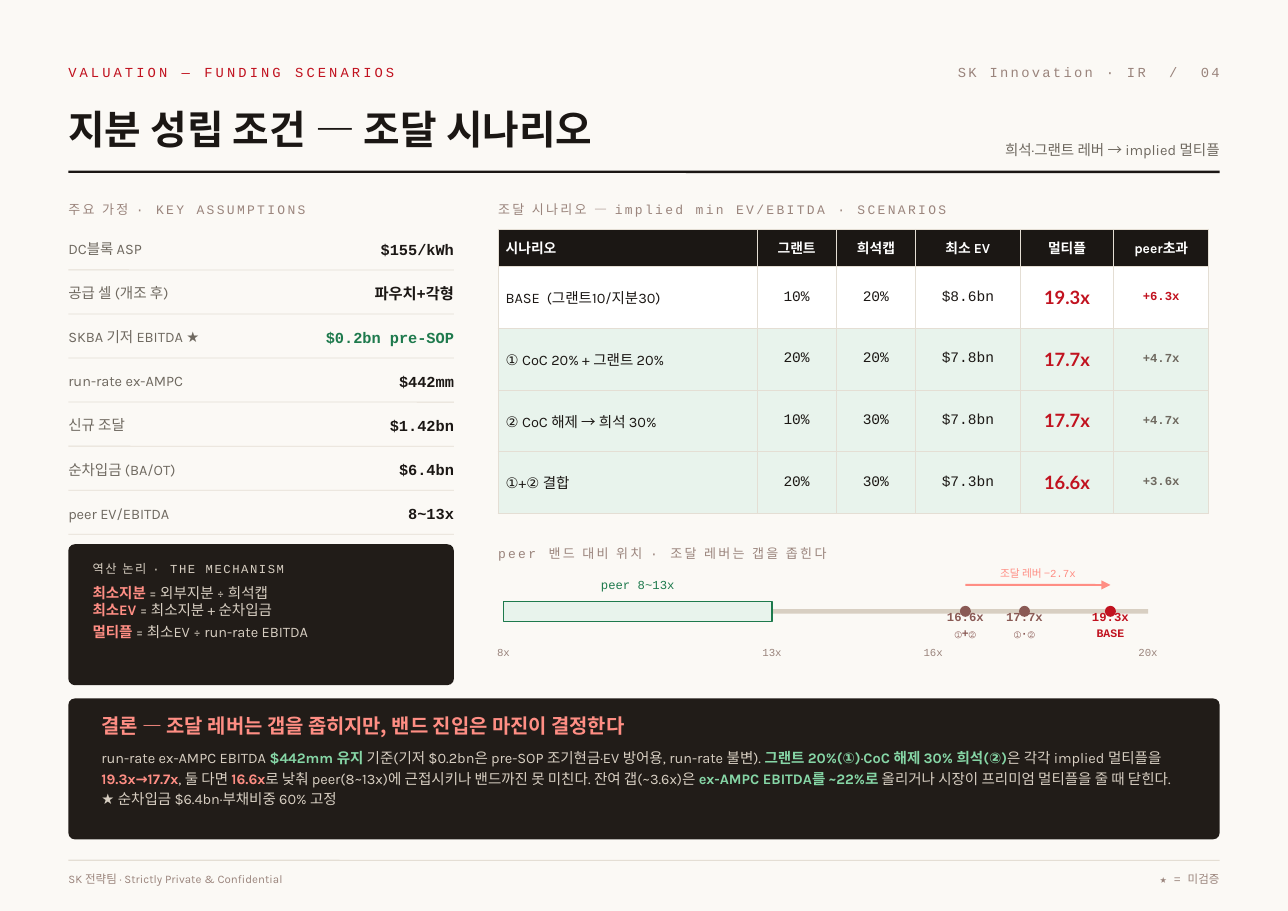
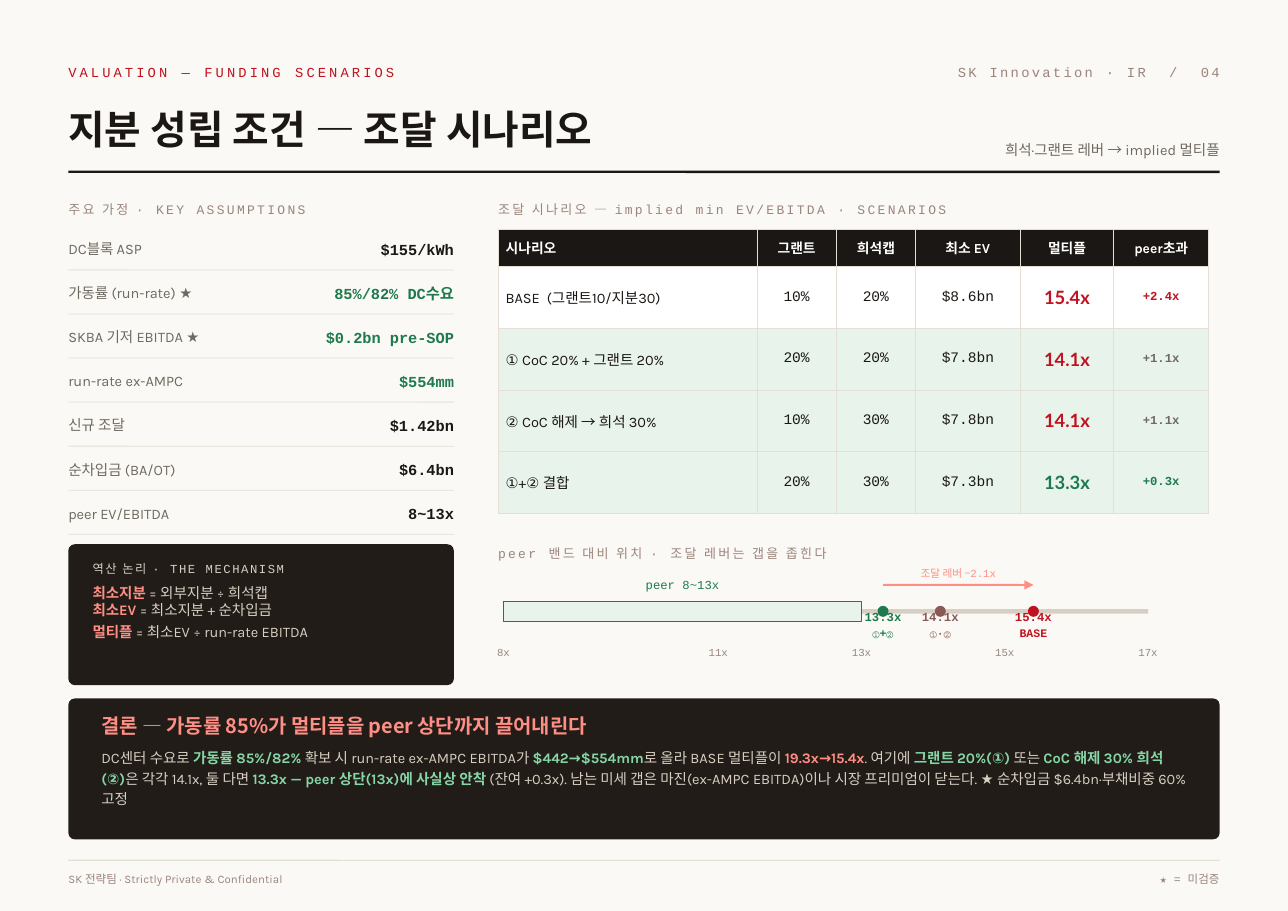
Before and after one commit to ljmcoal-gif/bm-x7k2, a slide deck: slide 4 of sk_valuation_project/output/SK_Funding_v3_editable.pptx. Drawn at 1288x911 pixels with LibreOffice and Linux fonts; fonts in the diff are those of the drawing. Boxes give left, top, right and bottom in pixels: in the first picture for what was removed or moved away, otherwise in the second. Text is boxed around its words. In the diff, an @@ line names an element or a change of style, - is before the commit and + after.

```diff
--- a/sk_valuation_project/output/SK_Funding_v3_editable.pptx
+++ b/sk_valuation_project/output/SK_Funding_v3_editable.pptx
@@ table at (x1=498, y1=229, x2=1209, y2=493) @@
-row 2, column 5: 19.3x
+row 2, column 5: 15.4x
-row 2, column 6: +6.3x
+row 2, column 6: +2.4x
-row 3, column 5: 17.7x
+row 3, column 5: 14.1x
-row 3, column 6: +4.7x
+row 3, column 6: +1.1x
-row 4, column 5: 17.7x
+row 4, column 5: 14.1x
-row 4, column 6: +4.7x
+row 4, column 6: +1.1x
-row 5, column 5: 16.6x
+row 5, column 5: 13.3x
-row 5, column 6: +3.6x
+row 5, column 6: +0.3x
@@ text at (x1=68, y1=286, x2=176, y2=300): text changed @@
-공급 셀 (개조 후)
+가동률 (run-rate) ★
@@ text at (x1=334, y1=287, x2=454, y2=301): text changed; text colour #1B1714 to #1E7A4D @@
-파우치+각형
+85%/82% DC수요
@@ text at (x1=399, y1=376, x2=454, y2=389): text changed; text colour #1B1714 to #1E7A4D @@
-$442mm
+$554mm
@@ text at (x1=921, y1=568, x2=997, y2=578): text changed @@
-조달 레버 −2.7x
+조달 레버 −2.1x
@@ text "peer 8~13x" moved from (x1=601, y1=581, x2=675, y2=592) to (x1=646, y1=581, x2=719, y2=592) @@
@@ arrow moved from (965, 585) - (1111, 585) to (884, 585) - (1033, 585) @@
@@ rectangle resized from (x1=504, y1=602, x2=772, y2=621) to (x1=504, y1=602, x2=862, y2=621) @@
@@ text "①+②" at (x1=873, y1=631, x2=893, y2=638): text colour #8A5A55 to #1E7A4D @@
@@ text at (x1=865, y1=612, x2=902, y2=621): text changed; text colour #8A5A55 to #1E7A4D @@
-16.6x
+13.3x
@@ 2 texts, 2 ellipses moved together from (x1=955, y1=606, x2=1035, y2=638) to (x1=873, y1=606, x2=951, y2=638) @@
@@ ellipse at (x1=877, y1=606, x2=888, y2=617): fill #8A5A55 to #1E7A4D @@
@@ text at (x1=922, y1=612, x2=959, y2=621): text changed @@
-17.7x
+14.1x
@@ text "BASE" moved from (x1=1097, y1=629, x2=1125, y2=637) to (x1=1020, y1=629, x2=1048, y2=637) @@
@@ text at (x1=1015, y1=612, x2=1052, y2=621): text changed @@
-19.3x
+15.4x
@@ ellipse moved from (x1=1105, y1=606, x2=1116, y2=617) to (x1=1028, y1=606, x2=1039, y2=617) @@
@@ text added at (x1=709, y1=649, x2=728, y2=656), 7 pt, text #9A847C @@
+11x
@@ text "13x" moved from (x1=762, y1=649, x2=781, y2=656) to (x1=852, y1=649, x2=871, y2=656) @@
@@ text removed at (x1=924, y1=649, x2=943, y2=656) @@
-16x
@@ text at (x1=995, y1=649, x2=1014, y2=656): text changed @@
-20x
+15x
@@ text added at (x1=1138, y1=649, x2=1157, y2=656), 7 pt, text #9A847C @@
+17x
@@ text at (x1=101, y1=716, x2=586, y2=738): text changed @@
-결론 — 조달 레버는 갭을 좁히지만, 밴드 진입은 마진이 결정한다
+결론 — 가동률 85%가 멀티플을 peer 상단까지 끌어내린다
@@ text at (x1=101, y1=751, x2=1185, y2=805): text changed @@
-run-rate ex-AMPC EBITDA $442mm 유지 기준(기저 $0.2bn은 pre-SOP 조기현금·EV 방어용, run-rate 불변). 그랜트 20%(①)·CoC 해제 30% 희석(②)은 각각 implied 멀티플을 19.3x→17.7x, 둘 다면 16.6x로 낮춰 peer(8~13x)에 근접시키나 밴드까진 못 미친다. 잔여 갭(~3.6x)은 ex-AMPC EBITDA를 ~22%로 올리거나 시장이 프리미엄 멀티플을 줄 때 닫힌다. ★ 순차입금 $6.4bn·부채비중 60% 고정
+DC센터 수요로 가동률 85%/82% 확보 시 run-rate ex-AMPC EBITDA가 $442→$554mm로 올라 BASE 멀티플이 19.3x→15.4x. 여기에 그랜트 20%(①) 또는 CoC 해제 30% 희석(②)은 각각 14.1x, 둘 다면 13.3x — peer 상단(13x)에 사실상 안착 (잔여 +0.3x). 남는 미세 갭은 마진(ex-AMPC EBITDA)이나 시장 프리미엄이 닫는다. ★ 순차입금 $6.4bn·부채비중 60% 고정
```
Also in this commit, not shown: 1 other slide changed, 6 other files.
